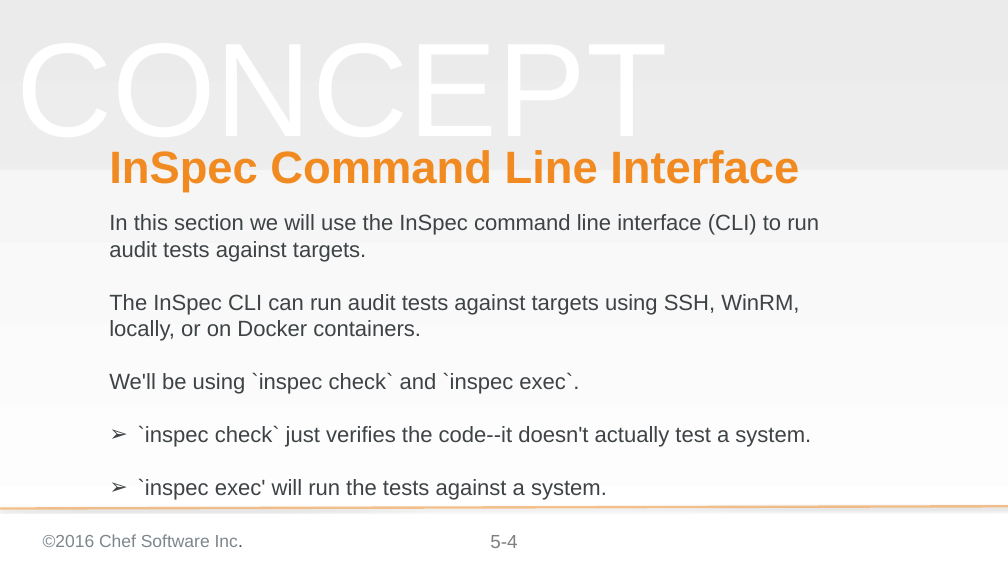
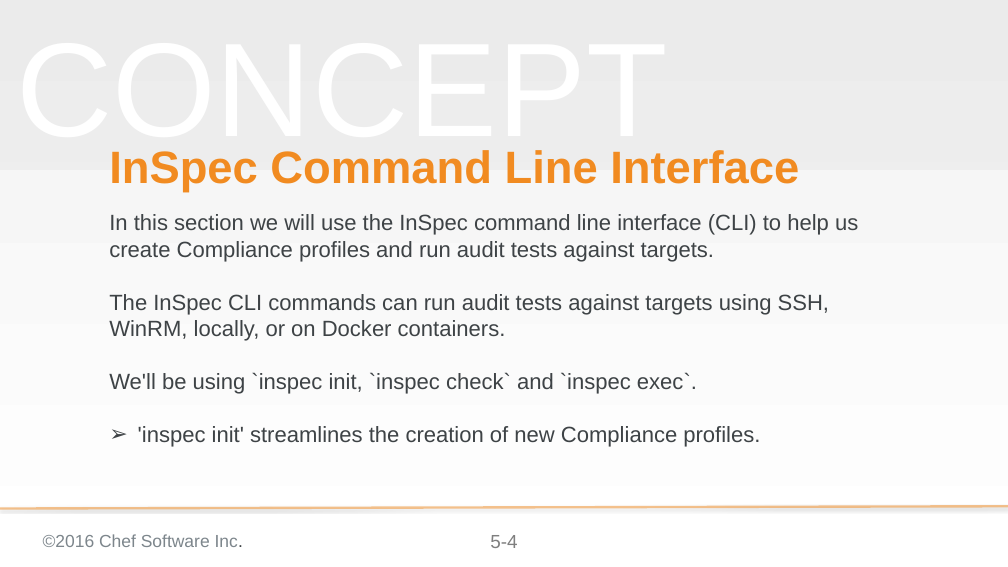
Before and after one commit to bchamby/chef-compliance-installation-configuration-operation, a slide deck: slide 4 of 05-creating-custom-profiles.pptx. Drawn at 1008x567 pixels with LibreOffice and Linux fonts; fonts in the diff are those of the drawing; background and template pictures are left out. Boxes give left, top, right and bottom in pixels: in the first picture for what was removed or moved away, otherwise in the second. Text is boxed around its words. In the diff, an @@ line names an element or a change of style, - is before the commit and + after.

Commit message:
Rewrote 05-creating-custom-profiles to suppoet inspec 0.14.2. Still need to add the new profile upload procedure

```diff
--- a/05-creating-custom-profiles.pptx
+++ b/05-creating-custom-profiles.pptx
@@ subtitle at box(109, 214, 858, 447): text changed @@
-In this section we will use the InSpec command line interface (CLI) to run audit tests against targets.
-The InSpec CLI can run audit tests against targets using SSH, WinRM, locally, or on Docker containers.
-We'll be using `inspec check` and `inspec exec`.
-➢ `inspec check` just verifies the code--it doesn't actually test a system.
-➢ `inspec exec' will run the tests against a system.
+In this section we will use the InSpec command line interface (CLI) to help us create Compliance profiles and run audit tests against targets.
+The InSpec CLI commands can run audit tests against targets using SSH, WinRM, locally, or on Docker containers.
+We'll be using `inspec init, `inspec check` and `inspec exec`.
+➢ 'inspec init' streamlines the creation of new Compliance profiles.
```
Also in this commit, not shown: 3 other slides changed, 16 slides added, 21 slides removed.
